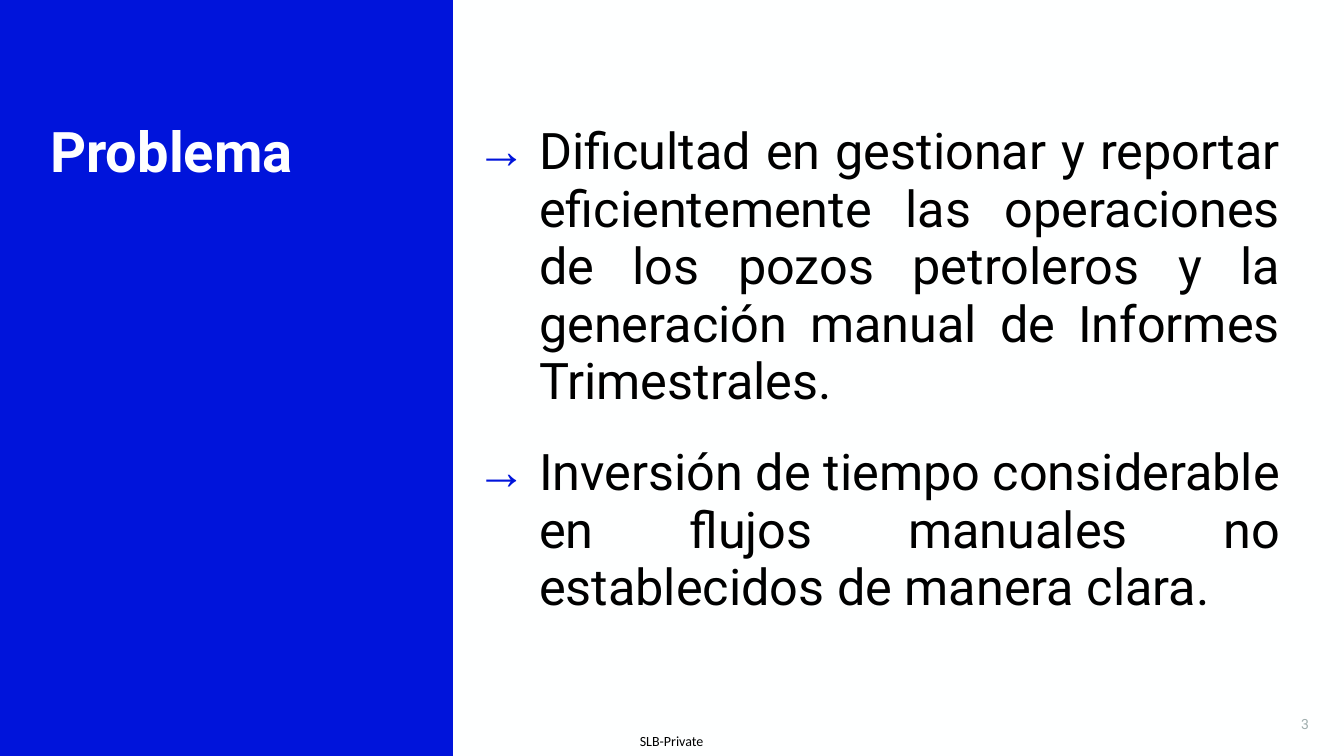
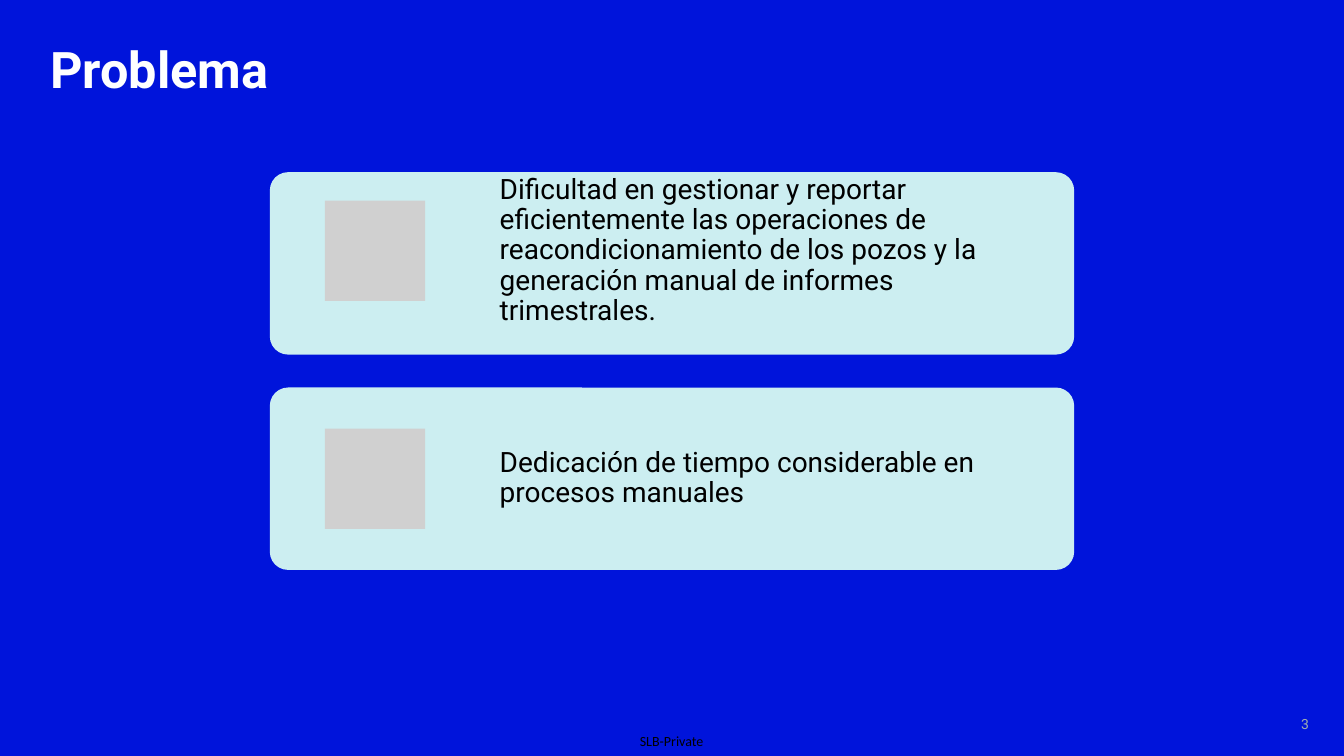
Before and after one commit to Negatix092/SLB, a slide deck: slide 3 of Presentación.pptx. Drawn at 1344x756 pixels with LibreOffice and Linux fonts; fonts in the diff are those of the drawing; grey boxes stand for pictures; background and template pictures are left out. Boxes give left, top, right and bottom in pixels: in the first picture for what was removed or moved away, otherwise in the second. Text is boxed around its words. In the diff, an @@ line names an element or a change of style, - is before the commit and + after.

```diff
--- a/Presentación.pptx
+++ b/Presentación.pptx
@@ background #FEFFFF to #0014DB @@
@@ rectangle removed at [0,0,453,756] @@
@@ title "Problema": place and size @@
-title "Problema" at [50,130,292,173]
+title "Problema" at [50,50,268,89]
@@ title "Problema" at [50,50,268,89]: size 40 to 36 pt @@
@@ text removed at [539,130,1281,606] @@
-→ Dificultad en gestionar y reportar eficientemente las operaciones de los pozos petroleros y la generación manual de Informes Trimestrales.
-→ Inversión de tiempo considerable en flujos manuales no establecidos de manera clara.
@@ group added at [270,172,1075,570]: 2 rounded rectangles, 2 pictures, 2 texts @@
+Dificultad en gestionar y reportar eficientemente las operaciones de reacondicionamiento de los pozos y la generación manual de informes trimestrales.
+Dedicación de tiempo considerable en procesos manuales
@@ page number at [1301,719,1309,729]: more space between paragraphs @@
```
Also in this commit, not shown: 6 other slides changed, 1 slide removed, 3 other files.
